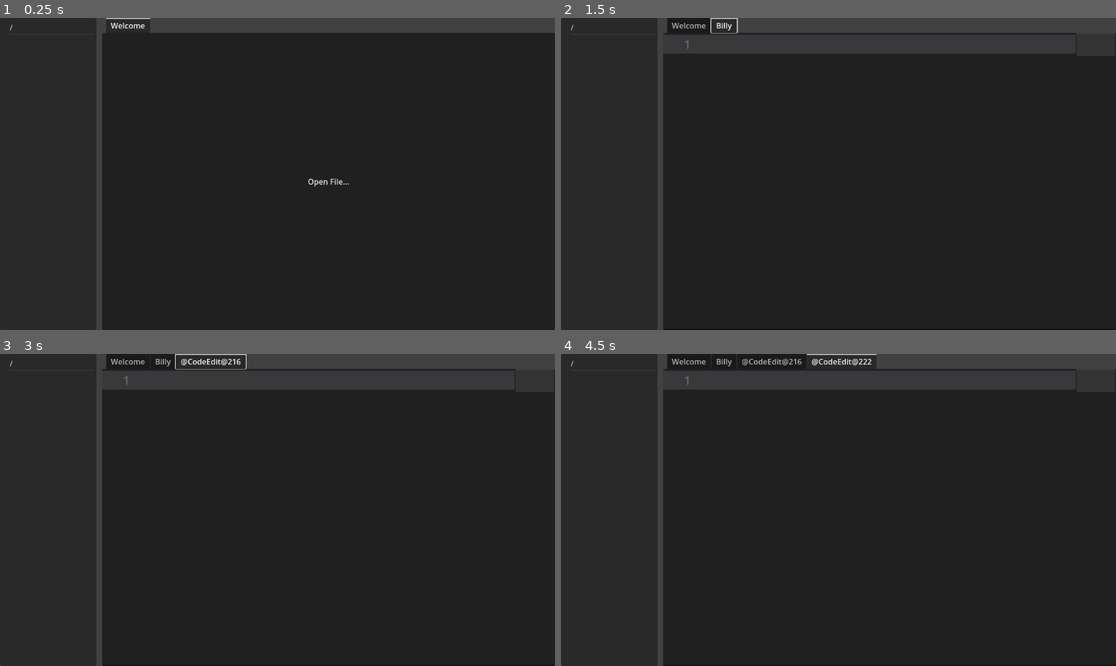
Above: before the commit, frames 1-4 (two rows, left to right).
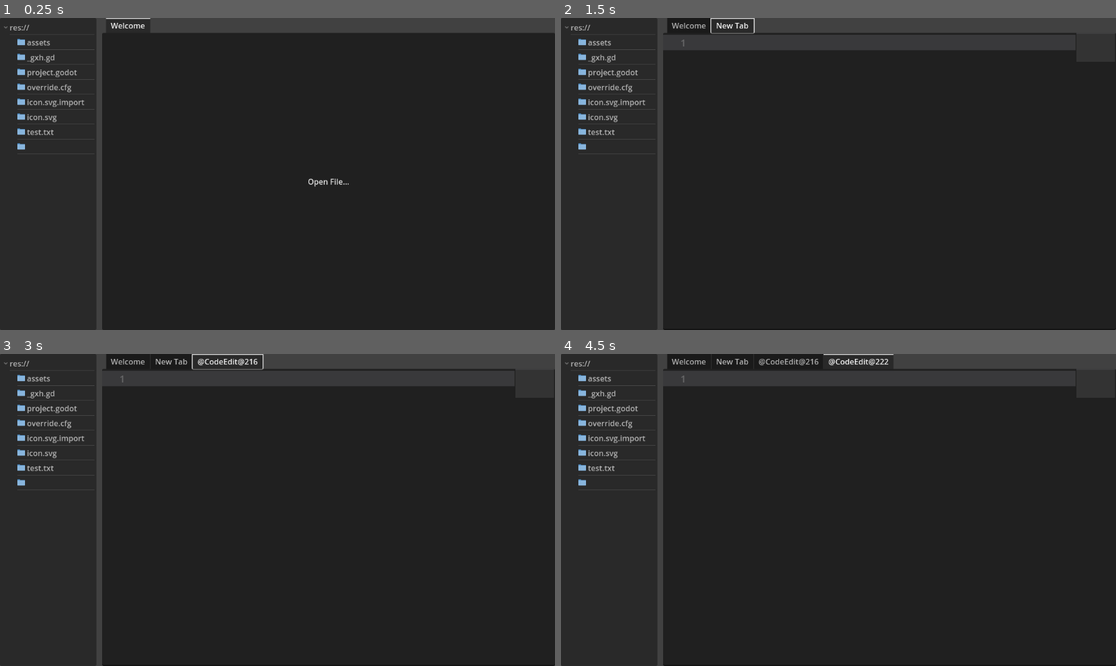
Above: after the commit, the same moments.

Repository: Zybyte85/Carbon
Game: Godot game, scene res://assets/scenes/control.tscn
The game is run twice, just before and just after one commit, with the same random seed, the same clock (stepped at 60 frames per second) and the same inputs.
Inputs (mouse positions are in pixels of both pictures, inside the frame that each line leads up to):
- Up to frame 1 (0.25 s): no input
- Up to frame 2 (1.5 s): click "Open File..." at 0.5 s; tap Enter at 1.25 s; hold Up (ui_up) from 1.28 s (still down)
- Up to frame 3 (3 s): tap Space at 2 s; release Up (ui_up) at 2.03 s; tap Enter at 2.75 s; hold Up (ui_up) from 2.78 s (still down)
- Up to frame 4 (4.5 s): release Up (ui_up) at 3.5 s; click (888, 516) at 3.52 s; type "12" at 3.6 s; tap Space at 4.25 s; hold Up (ui_up) from 4.28 s (still down)

The runs differ from the first frame. In frame 1, 0.8% of the frame differs, in the area x 0-18%, y 2-43%; in frame 2, 1.6%; in frame 3, 1.8%; in frame 4, 1.9%, in the area x 0-93%, y 0-43%.

Commit message:
Small changes and testing out push

Diff:
--- a/assets/scenes/editor.tscn
+++ b/assets/scenes/editor.tscn
@@ -11,7 +11,7 @@
 [node name="Editor" type="CodeEdit"]
 size_flags_vertical = 3
 theme = ExtResource("1_a3l4q")
-theme_override_font_sizes/font_size = 25
+theme_override_font_sizes/font_size = 20
 scroll_smooth = true
 minimap_draw = true
 caret_blink = true
--- a/assets/scripts/control.gd
+++ b/assets/scripts/control.gd
@@ -44,11 +44,11 @@
 	tab_container.current_tab = tab_container.get_child_count() - 1
 
 func _ready():
-	initiate_files("/")
+	initiate_files("res://")
 
 func _process(delta):
 	if Input.is_action_just_pressed("ui_up"):
-		add_tab("Billy")
+		add_tab("New Tab")
 	if Input.is_action_just_pressed("Save File"):
 		$FileDialog.show()
 		print(tab_container.get_current_tab_control().text)
@@ -84,7 +84,7 @@
 	#item.button_clicked
 
 func open_dir():
-	print("THingy happened")
+	print("Thingy happened")
 
 func _on_welcome_pressed():
 	var dialog = FileDialog.new()
